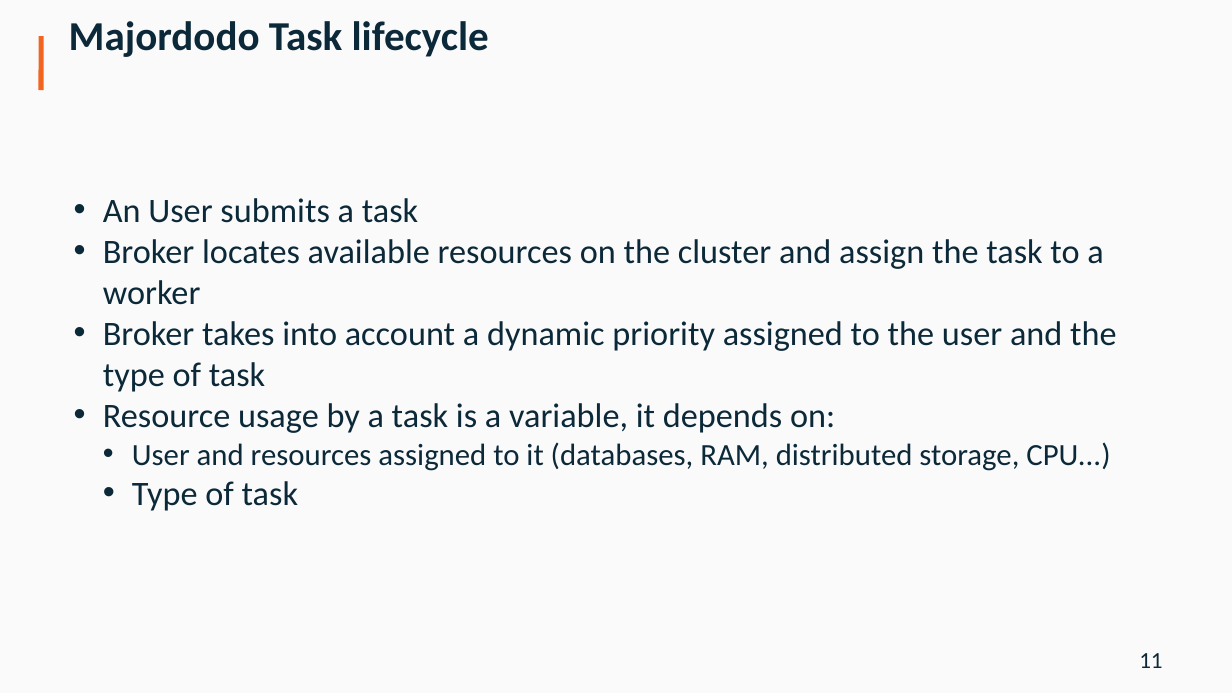
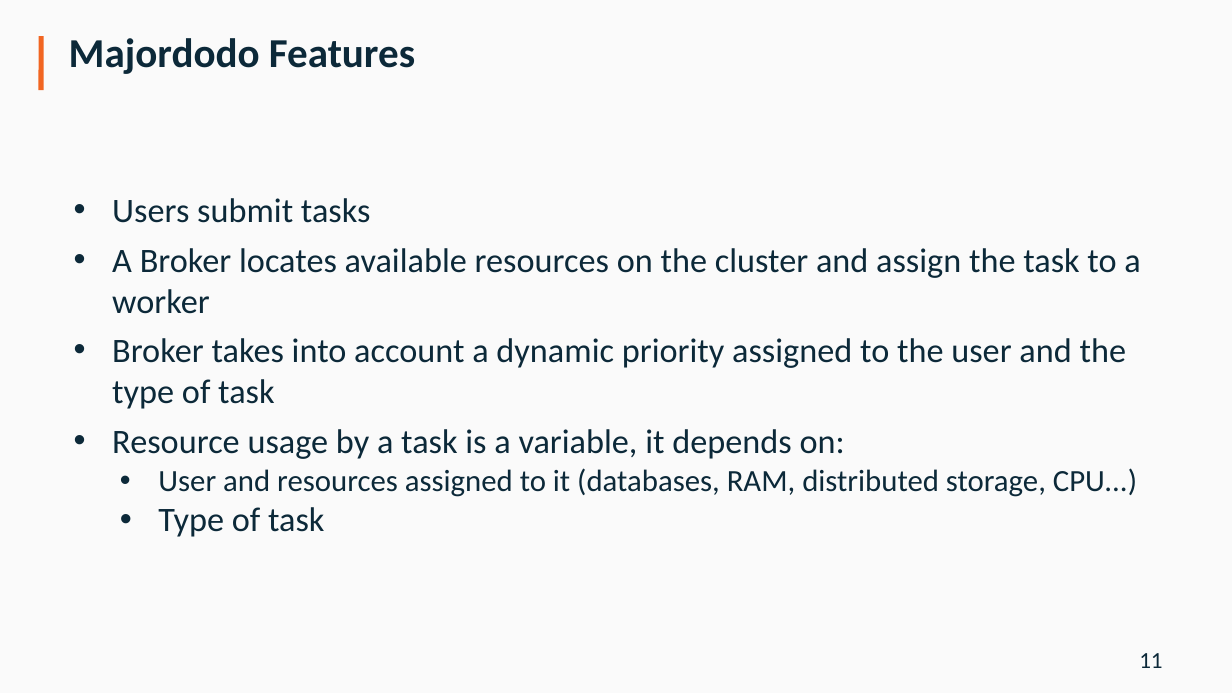
Before and after one commit to diennea/majordodo, a slide deck: slide 11 of docs/Diennea_Olivelli_ApacheCon16.pptx. Drawn at 1232x693 pixels with LibreOffice and Linux fonts; fonts in the diff are those of the drawing; background and template pictures are left out. Boxes give left, top, right and bottom in pixels: in the first picture for what was removed or moved away, otherwise in the second. Text is boxed around its words. In the diff, an @@ line names an element or a change of style, - is before the commit and + after.

```diff
--- a/docs/Diennea_Olivelli_ApacheCon16.pptx
+++ b/docs/Diennea_Olivelli_ApacheCon16.pptx
@@ title at [69, 38, 415, 74]: text changed @@
-Majordodo Task lifecycle
+Majordodo Features
@@ text at [112, 198, 1140, 314]: text changed @@
-• An User submits a task
-• Broker locates available resources on the cluster and assign the task to a worker
+• Users submit tasks
+• A Broker locates available resources on the cluster and assign the task to a worker
@@ text at [112, 338, 1137, 537]: indent changed; more space between paragraphs; line spacing 1 to 0.9 @@
```
Also in this commit, not shown: 18 other slides changed, 1 other file.
